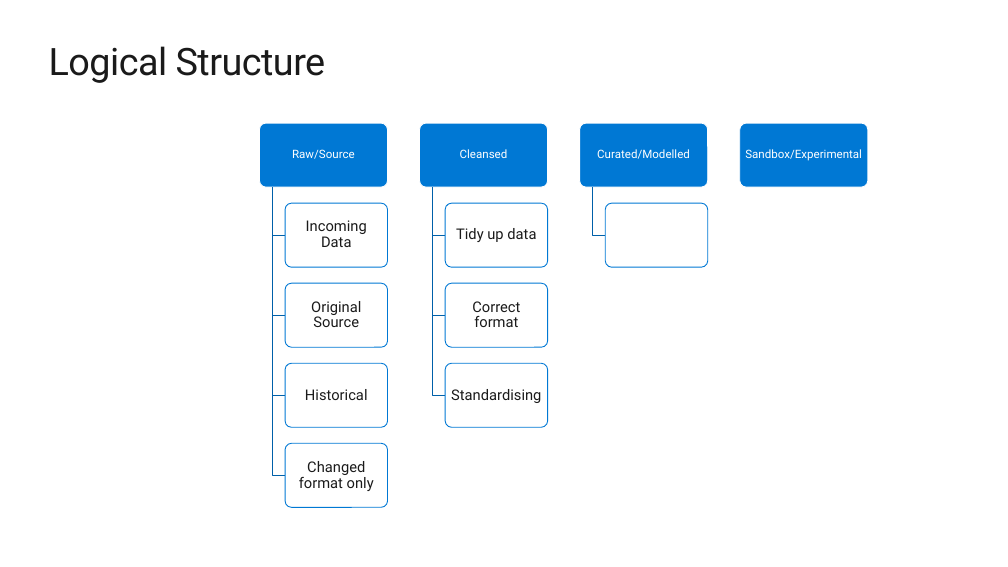
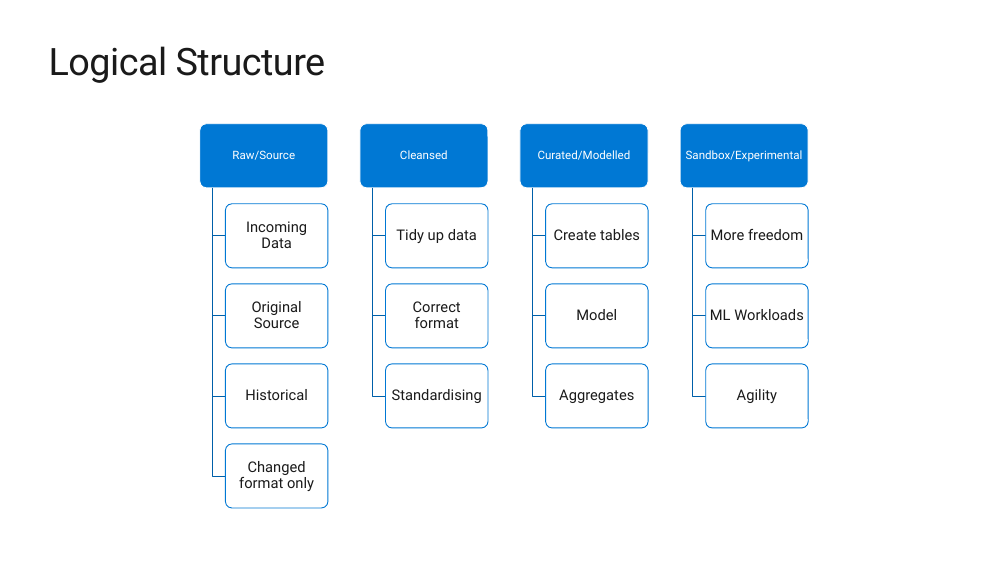
Before and after one commit to davedoesdemos/DataLakeInADay, a slide deck: slide 2 of Session2/content/OrganisingADataLake.pptx. Drawn at 1008x567 pixels with LibreOffice and Linux fonts; fonts in the diff are those of the drawing; background and template pictures are left out. Boxes give left, top, right and bottom in pixels: in the first picture for what was removed or moved away, otherwise in the second. Text is boxed around its words. In the diff, an @@ line names an element or a change of style, - is before the commit and + after.

```diff
--- a/Session2/content/OrganisingADataLake.pptx
+++ b/Session2/content/OrganisingADataLake.pptx
@@ 12 rounded rectangles, 11 texts, 8 freeform shapes: place and size @@
-12 rounded rectangles, 11 texts, 8 freeform shapes at (259, 123, 868, 507)
+12 rounded rectangles, 11 texts, 8 freeform shapes at (200, 124, 808, 508)
@@ group added at (533, 188, 809, 428): 6 texts, 5 freeform shapes, 5 rounded rectangles @@
+Create tables
+Model
+Aggregates
+More freedom
+ML Workloads
+Agility
```
Also in this commit, not shown: 2 other slides changed, 2 slides added.
